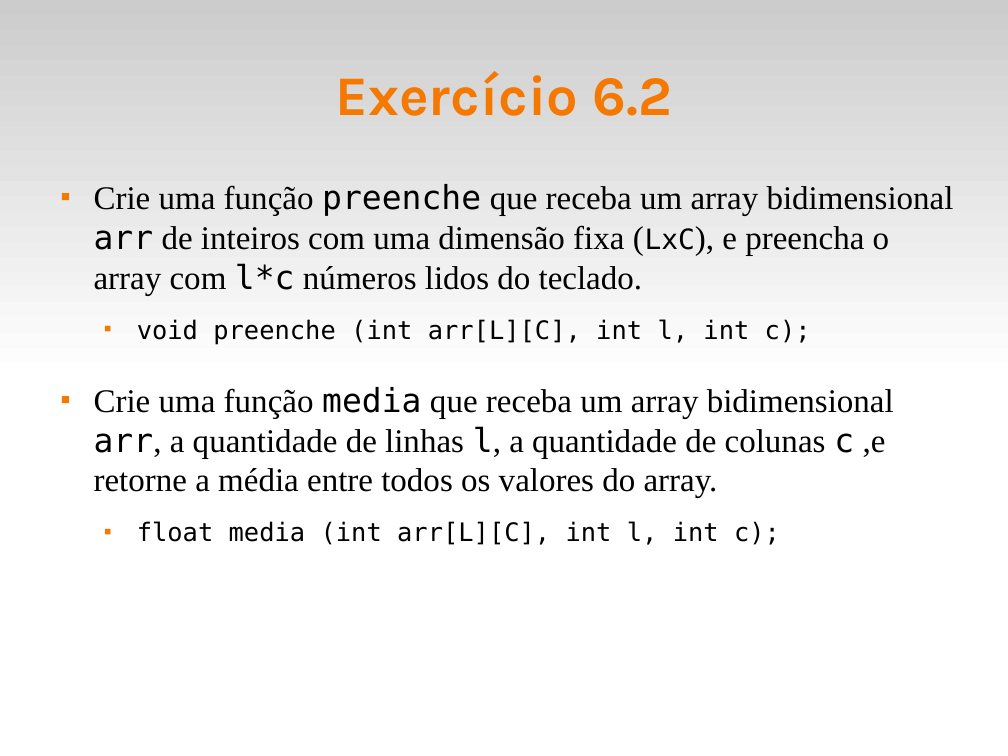
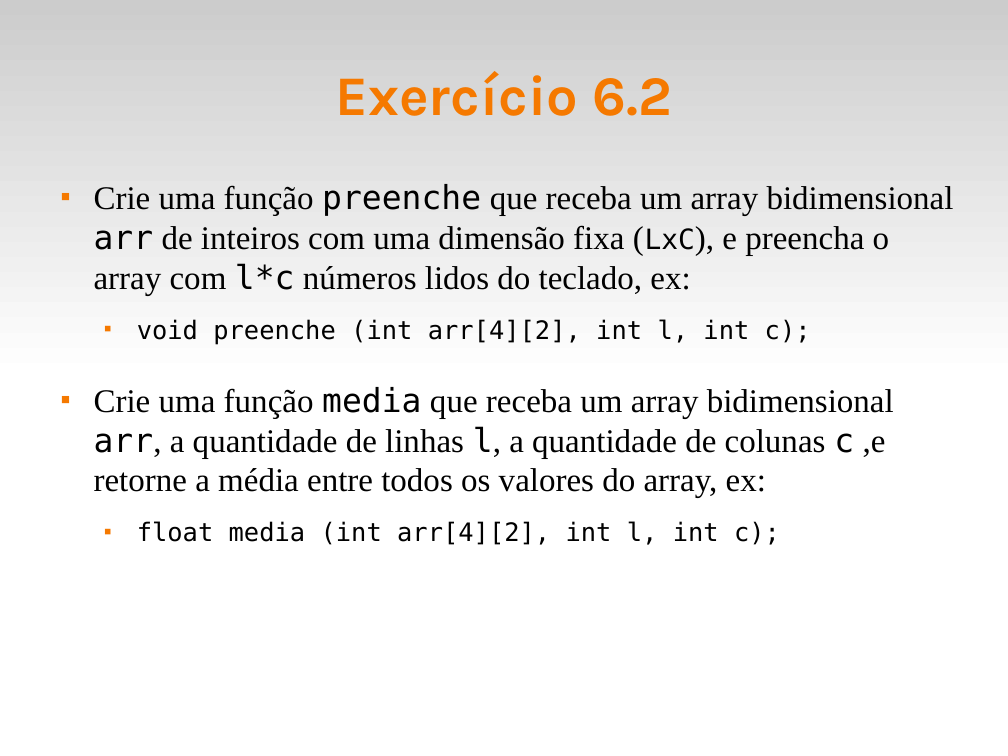
Before and after one commit to fsantanna-uerj/LP1, a slide deck: slide 8 of Slides/lp1-06-vetores.odp. Drawn at 1008x756 pixels with LibreOffice and Linux fonts; fonts in the diff are those of the drawing. Boxes give left, top, right and bottom in pixels: in the first picture for what was removed or moved away, otherwise in the second. Text is boxed around its words. In the diff, an @@ line names an element or a change of style, - is before the commit and + after.

```diff
--- a/Slides/lp1-06-vetores.odp
+++ b/Slides/lp1-06-vetores.odp
@@ text at [94, 184, 954, 545]: text changed @@
-■ Crie uma função preenche que receba um array bidimensional arr de inteiros com uma dimensão fixa (LxC), e preencha o array com l*c números lidos do teclado.
-  ■ void preenche (int arr[L][C], int l, int c);
-■ Crie uma função media que receba um array bidimensional arr, a quantidade de linhas l, a quantidade de colunas c ,e retorne a média entre todos os valores do array.
-  ■ float media (int arr[L][C], int l, int c);
+■ Crie uma função preenche que receba um array bidimensional arr de inteiros com uma dimensão fixa (LxC), e preencha o array com l*c números lidos do teclado, ex:
+  ■ void preenche (int arr[4][2], int l, int c);
+■ Crie uma função media que receba um array bidimensional arr, a quantidade de linhas l, a quantidade de colunas c ,e retorne a média entre todos os valores do array, ex:
+  ■ float media (int arr[4][2], int l, int c);
```
Also in this commit, not shown: 1 other slide changed, 1 slide added, 1 other file.
